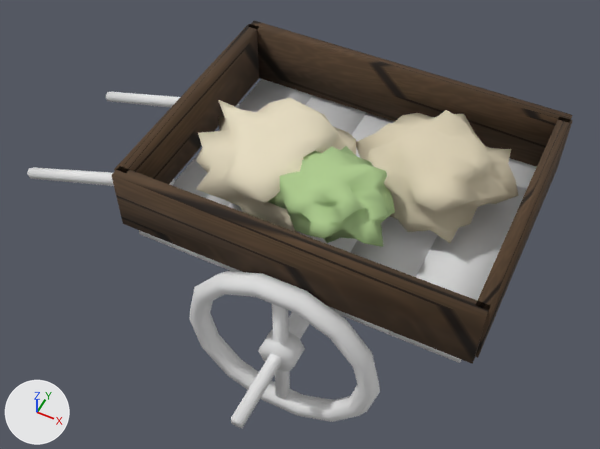
Two versions of the glTF model assets/models/cart.glb, one commit apart.
One viewpoint serves both versions: a 50 mm camera at (0.98, -2.44, 3.55) aimed at (-0.23, -0.02, 0.52). Every picture has the same lights, and +X, +Y and +Z are marked at lower left. The picture after the commit comes second. Vertices at exactly the same position are counted once.

In view in the first picture: 'geometry_0', 'geometry_1', 'geometry_2', 'geometry_3', 'geometry_4'.
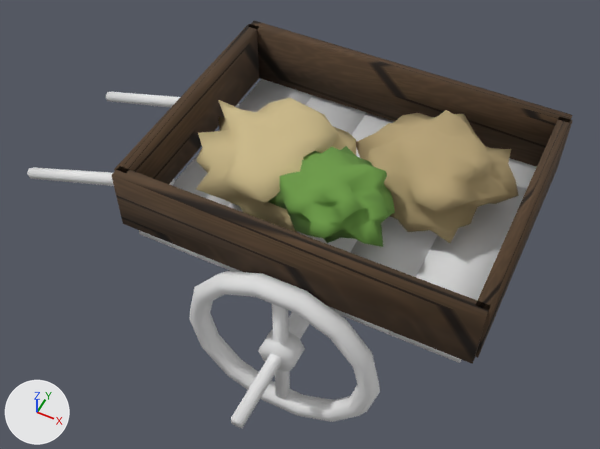
Edits to the bpy script that builds the scene:
```text
Change me_geometry_4:
    where me_geometry_4.from_pydata(...)  # 486 vertices, 960 faces; spans x -0.713..0.712, y -0.509..0.495, z 0.824..1.207
    used by ob_geometry_4; location = (0.0, 0.0, 0.0)
    me_geometry_4 part 1: 640 faces centred in x -0.647..0.698, y -0.408..0.461, z 0.834..1.162 are repainted in the vertex colours; the middle colour goes from beige #e2d7bc to beige #c1ae80
    me_geometry_4 part 2: 320 faces centred in x -0.176..0.292, y -0.492..-0.015, z 0.967..1.191 are repainted in the vertex colours; the middle colour goes from green #afcd8f to green #6c9b45
```

What differs and where, as boxes (x1, y1, x2, y2) in the pictures (600 x 449 px):
part 1 of me_geometry_4, recoloured (darker): (196, 97, 519, 243) in both
part 2 of me_geometry_4, recoloured (darker): (268, 146, 395, 247) in both
